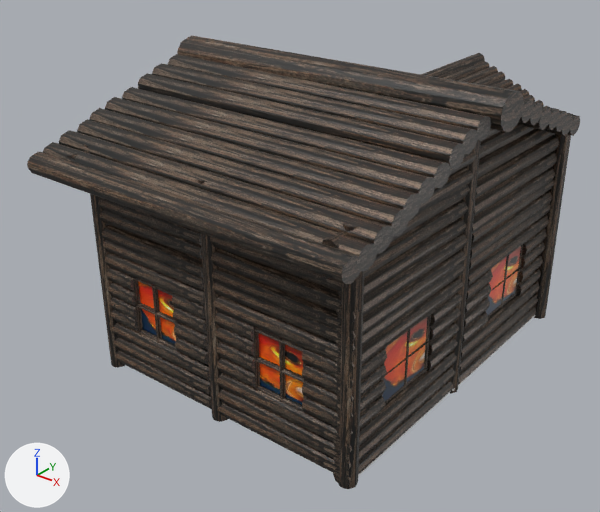
A saved change to the FBX model FBX files/Cabin.fbx.
The view is the same before and after, from a 50 mm camera at (20.5, -41.3, 19.2) aimed at (-0.8, -14.7, 2.7). Every picture has the same lights, and +X, +Y and +Z are marked at lower left. Where no turn or scale is listed for an object, it has been applied to the vertices.

Objects in the first picture: 'Cabin', 'Floor', 'Windows'.
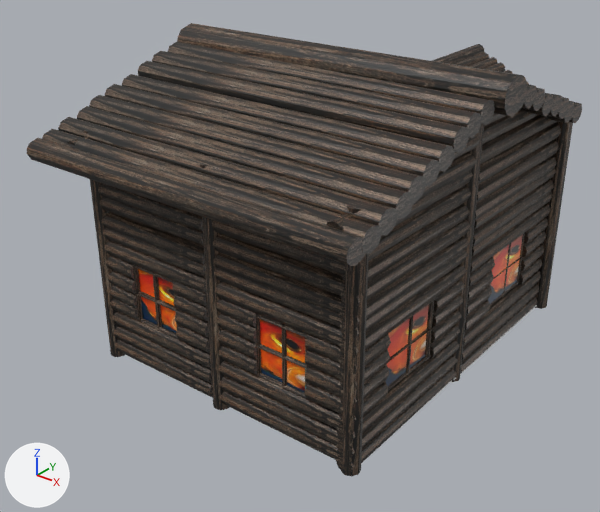
Patch to the scene script:
```diff
--- a/FBX files/Cabin.fbx.py
+++ b/FBX files/Cabin.fbx.py
@@ ob_floor @@
 ob_floor = bpy.data.objects.new('Floor', me_plane)
-ob_floor.location = (-0.73, -3.97, -0.31)
+ob_floor.location = (-0.73, -3.97, 0.21)
@@ ob_cabin @@
 ob_cabin = bpy.data.objects.new('Cabin', me_cube_059)
-ob_cabin.location = (-4.47, -13.17, 1.79)
-ob_cabin.rotation_euler = (0.0000271, -1.574, 1.564)  # degrees (0, -90, 90)
+ob_cabin.location = (-4.47, -13.17, 2.3)
+ob_cabin.rotation_euler = (1.571, -1.571, 0.0)  # degrees (90, -90, 0)
 ob_cabin.scale = (2.07, 0.959, 0.785)
@@ ob_windows @@
 ob_windows = bpy.data.objects.new('Windows', me_cube)
-ob_windows.location = (-4.28, -19.06, 2.74)
+ob_windows.location = (-4.28, -19.06, 3.26)
```

What differs and where, as boxes [x1, y1, x2, y2] in the pictures (600 x 512 px):
'Cabin', moved, turned
    before: [27, 35, 580, 489]
    after: [27, 23, 582, 476]
'Windows', moved
    before: [138, 246, 521, 404]
    after: [138, 234, 523, 393]
'Floor', moved
    before: [358, 315, 535, 477]
    after: [401, 305, 537, 427]
